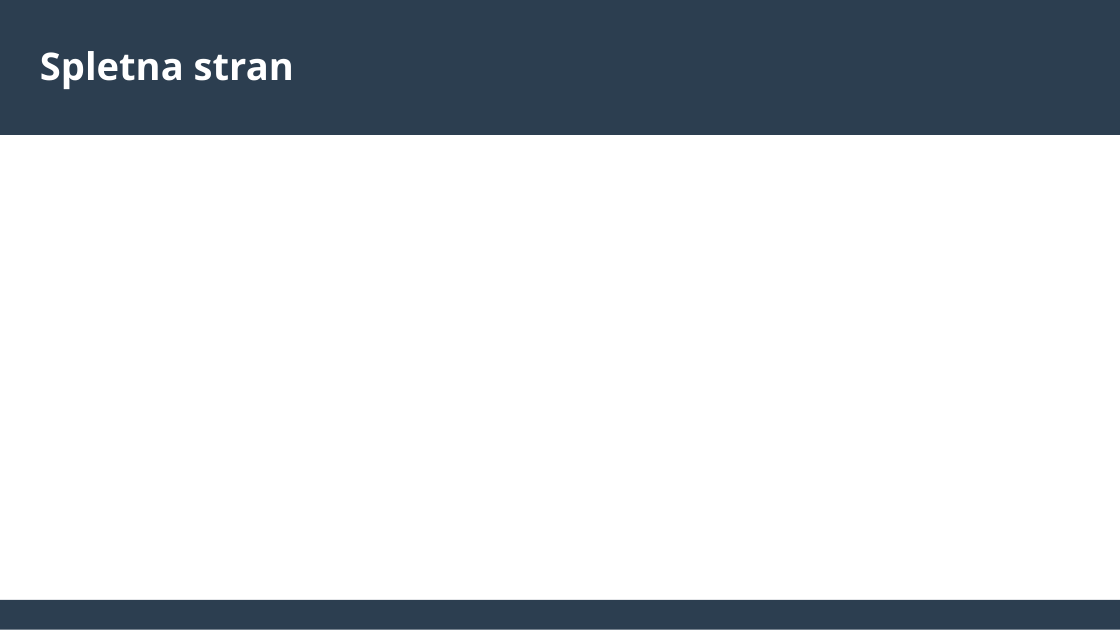
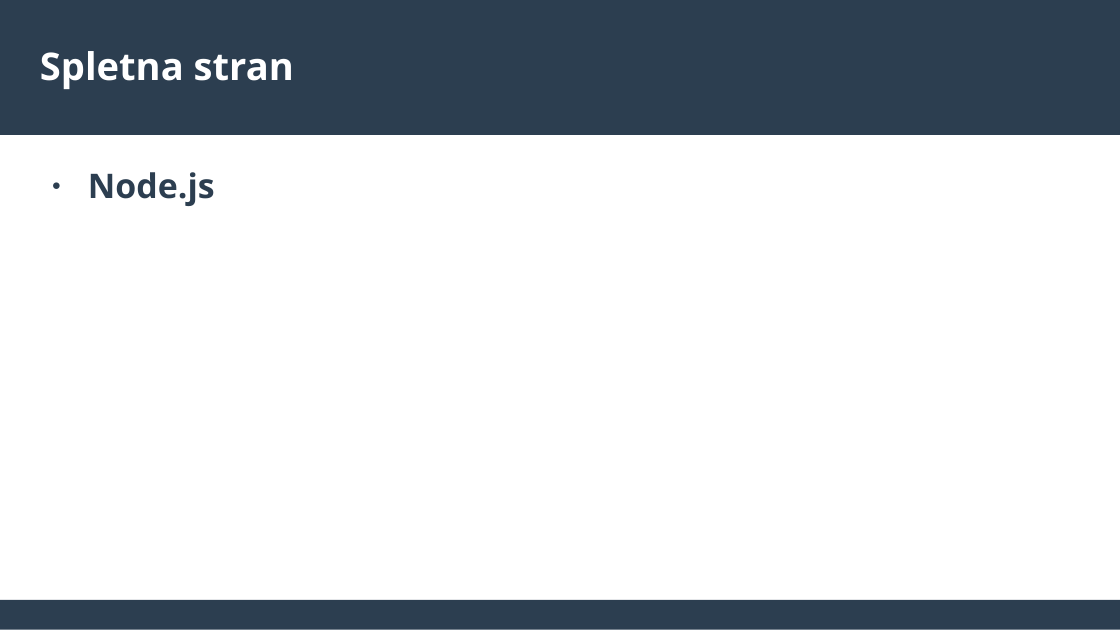
Before and after one commit to david-slatinek/rt21, a slide deck: slide 6 of documents/presentation.odp. Drawn at 1120x630 pixels with LibreOffice and Linux fonts; fonts in the diff are those of the drawing. Boxes give left, top, right and bottom in pixels: in the first picture for what was removed or moved away, otherwise in the second. Text is boxed around its words. In the diff, an @@ line names an element or a change of style, - is before the commit and + after.

```diff
--- a/documents/presentation.odp
+++ b/documents/presentation.odp
@@ text added at [88, 172, 215, 206], 24 pt, text #2C3E50, bold @@
+● Node.js
```
Also in this commit, not shown: 2 other slides changed, 1 other file.
